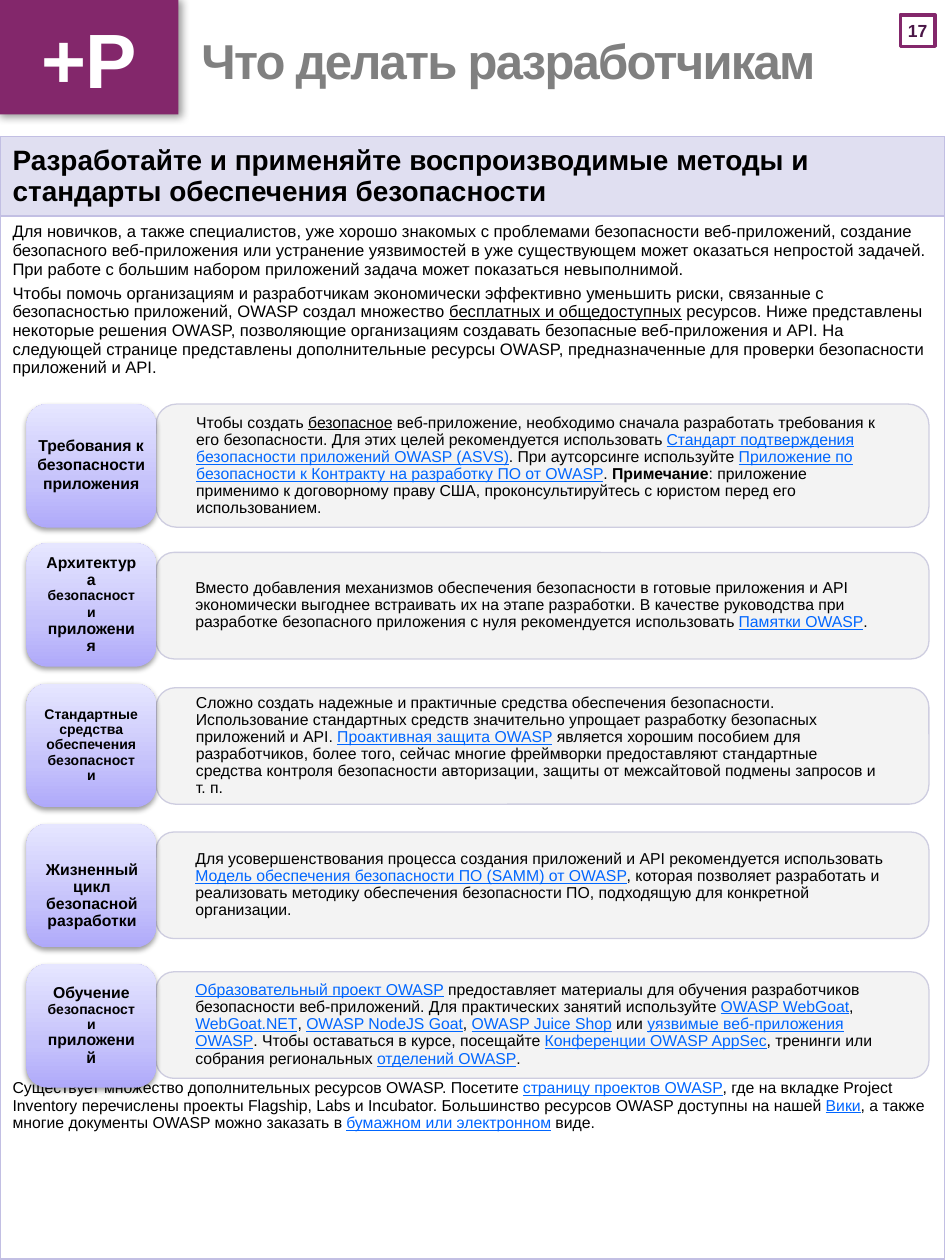
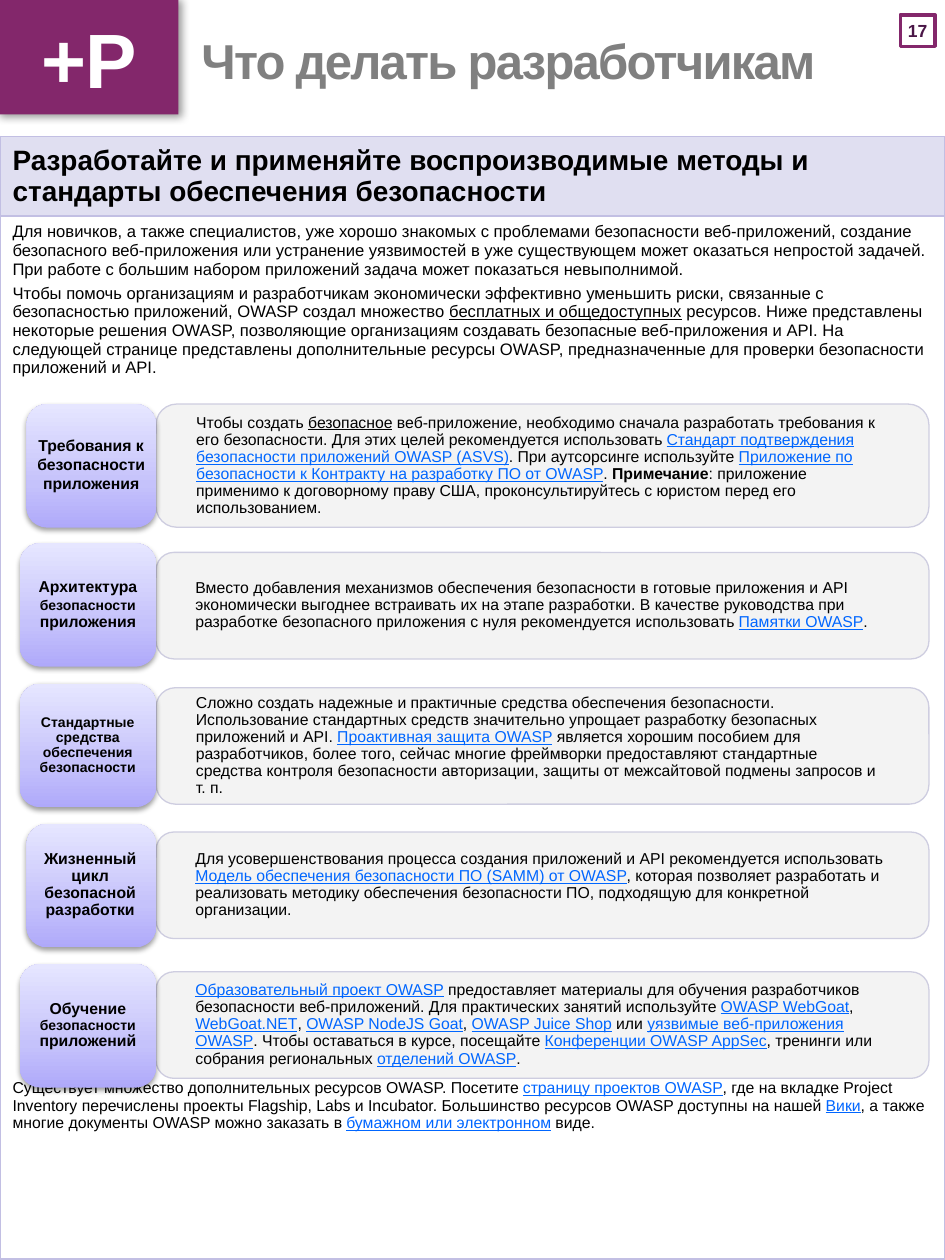
Before and after one commit to OWASP/Top10, a slide deck: slide 18 of 2017/OWASP Top 10-2017-ru.pptx. Drawn at 945x1260 pixels with LibreOffice and Linux fonts; fonts in the diff are those of the drawing. Boxes give left, top, right and bottom in pixels: in the first picture for what was removed or moved away, otherwise in the second. Text is boxed around its words. In the diff, an @@ line names an element or a change of style, - is before the commit and + after.

```diff
--- a/2017/OWASP Top 10-2017-ru.pptx
+++ b/2017/OWASP Top 10-2017-ru.pptx
@@ rounded rectangle "Архитектура безопасности приложения": place and size @@
-rounded rectangle "Архитектура безопасности приложения" at [26, 543, 156, 667]
+rounded rectangle "Архитектура безопасности приложения" at [20, 543, 156, 667]
@@ rounded rectangle "Стандартные средства обеспечения безопасности": place and size @@
-rounded rectangle "Стандартные средства обеспечения безопасности" at [26, 684, 156, 808]
+rounded rectangle "Стандартные средства обеспечения безопасности" at [20, 684, 156, 808]
@@ text "Жизненный цикл безопасной разработки": place and size @@
-text "Жизненный цикл безопасной разработки" at [46, 863, 138, 930]
+text "Жизненный цикл безопасной разработки" at [44, 852, 136, 919]
@@ rounded rectangle "Обучение безопасности приложений": place and size @@
-rounded rectangle "Обучение безопасности приложений" at [26, 964, 156, 1087]
+rounded rectangle "Обучение безопасности приложений" at [20, 964, 156, 1087]
```
Also in this commit, not shown: 23 other slides changed, 22 other files.
